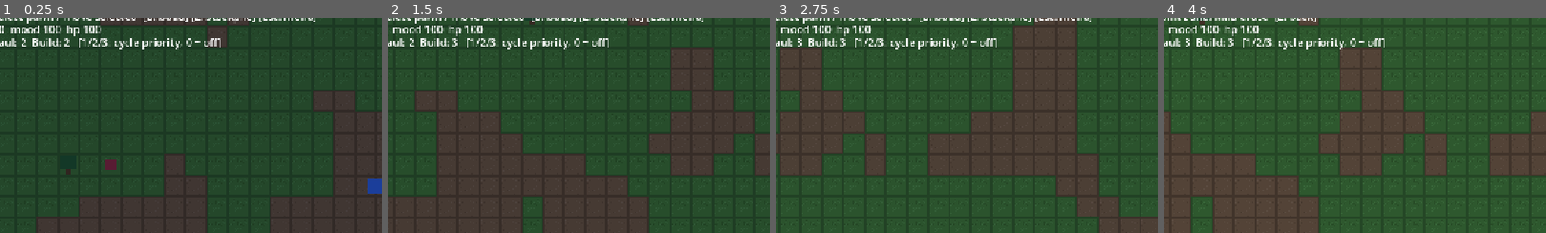
Above: before the commit, frames 1-4 (left to right).
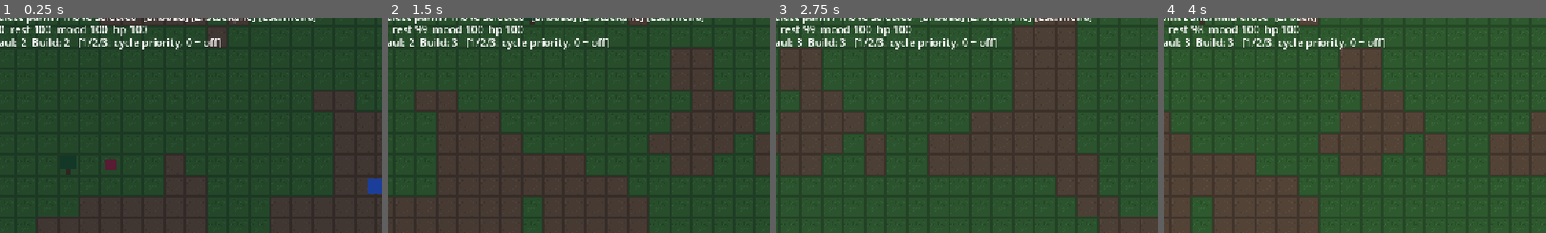
Above: after the commit, the same moments.

Repository: PakkaponBon/gameproject
Game: Godot game, scene res://scenes/main.tscn
The game is run twice, just before and just after one commit, with the same random seed, the same clock (stepped at 60 frames per second) and the same inputs.
Inputs (mouse positions are % of the whole screen's width and height, from its top left):
- Up to frame 1 (0.25 s): no input
- Up to frame 2 (1.5 s): move the mouse to (72, 45) at 0.52 s; hold D (pan_right) 0.53-1.25 s; hold 3 (cycle_build_priority) 0.53-1.25 s; click (72, 45) at 0.67 s; tap 1 (cycle_chop_priority) at 0.77 s; drag from (30, 55) to (45, 70) at 1.27 s
- Up to frame 3 (2.75 s): move the mouse to (60, 28) at 2.02 s; hold D (pan_right) from 2.03 s (still down); hold 2 (cycle_haul_priority) from 2.03 s (still down); click (60, 28) at 2.17 s
- Up to frame 4 (4 s): release D (pan_right) at 2.75 s; release 2 (cycle_haul_priority) at 2.75 s; drag from (45, 70) to (20, 35) at 2.77 s; move the mouse to (80, 65) at 3.52 s; hold A (pan_left) from 3.53 s (still down); hold Z (toggle_stockpile_mode) from 3.53 s (still down); click (80, 65) at 3.67 s; tap 1 (cycle_chop_priority) at 3.77 s
The pictures show only the part of the screen within x 15-65%, y 4-54%; the shares and areas given below are measured in that part.

The runs differ from the first frame. In frame 1, 0.8% of the frame differs, in the area x 3-39%, y 3-9%; in frame 2, 0.7%; in frame 3, 0.7%; in frame 4, 0.7%.

Commit message:
Phase 3: rest need - sleep in beds, exhaustion halves work speed
- Rest drains awake / restores asleep (bed 2.25x faster than ground)
- Night + tiredness drive bed seeking; beds claimed via sleep_spot flag
- Collapse-on-the-spot when exhausted without a bed; save v6

Co-Authored-By: Claude Fable 5 <noreply@anthropic.com>

Diff:
--- a/scripts/building_defs.gd
+++ b/scripts/building_defs.gd
@@ -36,6 +36,7 @@
 		"name": "Bed",
 		"cost": {"wood": 2},
 		"refund": 1,
+		"sleep_spot": true,
 		"build_ticks": 30,
 		"tile": Vector2i(4, 0),
 		"ghost": Color(0.55, 0.65, 0.8),
--- a/scripts/main.gd
+++ b/scripts/main.gd
@@ -196,9 +196,13 @@
 	if selected.dead:
 		stats_label.text = "%s — DEAD" % selected.name
 		return
-	var suffix := "  (MENTAL BREAK)" if selected.needs.on_break else ""
-	stats_label.text = "%s — hunger %d  mood %d  hp %d%s" % [
-		selected.name, roundi(selected.needs.hunger),
+	var suffix := ""
+	if selected.sleeping:
+		suffix = "  (SLEEPING)"
+	elif selected.needs.on_break:
+		suffix = "  (MENTAL BREAK)"
+	stats_label.text = "%s — hunger %d  rest %d  mood %d  hp %d%s" % [
+		selected.name, roundi(selected.needs.hunger), roundi(selected.needs.rest),
 		roundi(selected.needs.mood), roundi(selected.combat.hp), suffix]
 
 func _update_priority_label() -> void:
--- a/scripts/pawn.gd
+++ b/scripts/pawn.gd
@@ -9,11 +9,15 @@
 const EAT_TICKS := 10
 const WANDER_EVERY_TICKS := 3
 const DIRS: Array[Vector2i] = [Vector2i.UP, Vector2i.DOWN, Vector2i.LEFT, Vector2i.RIGHT]
+const BODY_COLOR := Color(0.231373, 0.482353, 0.831373)
+const SLEEP_COLOR := Color(0.14, 0.29, 0.5)
 
 var cell: Vector2i
 var target_cell: Vector2i
 var food_target: FoodItem = null
 var eat_ticks_left := 0
+var sleeping := false
+var bed_cell := WorldGrid.INVALID_CELL  # claimed bed (or target while walking)
 var dead := false
 var wander_cooldown := 0
 
@@ -49,6 +53,7 @@
 func move_to(destination: Vector2i) -> void:
 	if dead or not WorldGrid.in_bounds(destination):
 		return
+	_wake()
 	_abort_all()
 	target_cell = destination
 
@@ -75,18 +80,28 @@
 func _on_tick() -> void:
 	if dead:
 		return
-	needs.tick()
+	needs.tick(sleeping, sleeping and cell == bed_cell)
 	if dead:
 		return  # starved just now
 	combat.tick()
+	# Melee is survival: an adjacent raider preempts (and wakes) everything.
+	if combat.engage_adjacent():
+		_wake()
+		return
+	if sleeping:
+		if needs.is_rested() or needs.is_hungry():
+			_wake()
+		return
 	_seek_food_if_hungry()
-	# Melee is survival: an adjacent raider preempts everything else.
-	if combat.engage_adjacent():
-		return
+	_seek_bed_if_tired()
 	if cell != target_cell:
 		_step()
 	elif food_target:
 		_eat()
+	elif bed_cell != WorldGrid.INVALID_CELL and cell == bed_cell:
+		_fall_asleep()
+	elif needs.wants_sleep() and needs.is_exhausted():
+		_fall_asleep()  # no bed available: collapse where we stand
 	elif needs.on_break:
 		_wander()
 	elif work.busy():
@@ -104,6 +119,49 @@
 		food_target = food
 		eat_ticks_left = EAT_TICKS
 		target_cell = food.cell
+
+func _seek_bed_if_tired() -> void:
+	if not needs.wants_sleep() or bed_cell != WorldGrid.INVALID_CELL or food_target:
+		return
+	var bed := _find_free_bed()
+	if bed != WorldGrid.INVALID_CELL:
+		work.abort()
+		bed_cell = bed
+		target_cell = bed
+
+func _find_free_bed() -> Vector2i:
+	var best := WorldGrid.INVALID_CELL
+	var best_dist := INF
+	for spot: Vector2i in WorldGrid.buildings:
+		var def: Dictionary = BuildingDefs.get_def(WorldGrid.buildings[spot])
+		if not def.get("sleep_spot", false) or _bed_claimed(spot):
+			continue
+		var dist := float((spot - cell).length_squared())
+		if dist < best_dist and not WorldGrid.astar.get_id_path(cell, spot).is_empty():
+			best = spot
+			best_dist = dist
+	return best
+
+func _bed_claimed(bed: Vector2i) -> bool:
+	for node in get_tree().get_nodes_in_group("pawns"):
+		var other := node as Pawn
+		if other != self and other.bed_cell == bed:
+			return true
+	return false
+
+func _fall_asleep() -> void:
+	sleeping = true
+	body.color = SLEEP_COLOR
+
+func _wake() -> void:
+	sleeping = false
+	bed_cell = WorldGrid.INVALID_CELL
+	if not dead:
+		body.color = BODY_COLOR
+
+## Save/load: resume sleeping without re-running the fall-asleep search.
+func restore_sleep() -> void:
+	_fall_asleep()
 
 func _step() -> void:
 	# Repath every tick so walls placed mid-walk are respected immediately.
@@ -151,6 +209,8 @@
 	return best
 
 func _on_damaged() -> void:
+	if sleeping:
+		_wake()
 	needs.attacked()
 	stats_changed.emit()
 
@@ -162,6 +222,7 @@
 
 func _abort_all(clear_food := true) -> void:
 	work.abort()
+	bed_cell = WorldGrid.INVALID_CELL  # release any bed claim / walk
 	if clear_food:
 		if is_instance_valid(food_target):
 			food_target.reserved = false
--- a/scripts/pawn_needs.gd
+++ b/scripts/pawn_needs.gd
@@ -1,7 +1,7 @@
 class_name PawnNeeds
 extends Node
-## Hunger and mood for one pawn. Pure stats and thresholds — the pawn
-## decides how to act on the signals.
+## Hunger, rest, and mood for one pawn. Pure stats and thresholds — the
+## pawn decides how to act on the signals.
 
 signal starved
 signal changed
@@ -12,6 +12,15 @@
 const HUNGER_DRAIN_PER_TICK := 0.1  # empty in ~100s at 10 ticks/sec
 const HUNGRY_AT := 35.0
 
+const REST_MAX := 100.0
+const REST_DRAIN_PER_TICK := 0.04  # empty in ~0.83 in-game days
+const REST_RESTORE_BED := 0.18     # a full night in a bed ≈ full bar
+const REST_RESTORE_GROUND := 0.08
+const TIRED_AT := 35.0
+const NIGHT_SLEEPY_AT := 70.0  # at night, sleep unless mostly rested
+const EXHAUSTED_AT := 15.0
+const RESTED_AT := 95.0
+
 const MOOD_MAX := 100.0
 const MOOD_RECOVERY_PER_TICK := 0.03
 const MOOD_HUNGRY_DRAIN_PER_TICK := 0.08
@@ -20,11 +29,16 @@
 const BREAK_OVER_AT := 50.0
 
 var hunger := HUNGER_MAX
+var rest := REST_MAX
 var mood := MOOD_MAX
 var on_break := false
 
-func tick() -> void:
+func tick(sleeping := false, in_bed := false) -> void:
 	hunger = maxf(hunger - HUNGER_DRAIN_PER_TICK, 0.0)
+	if sleeping:
+		rest = minf(rest + (REST_RESTORE_BED if in_bed else REST_RESTORE_GROUND), REST_MAX)
+	else:
+		rest = maxf(rest - REST_DRAIN_PER_TICK, 0.0)
 	if is_hungry():
 		mood = maxf(mood - MOOD_HUNGRY_DRAIN_PER_TICK, 0.0)
 	else:
@@ -42,6 +56,15 @@
 func is_hungry() -> bool:
 	return hunger < HUNGRY_AT
 
+func wants_sleep() -> bool:
+	return rest < TIRED_AT or (GameClock.is_night() and rest < NIGHT_SLEEPY_AT)
+
+func is_exhausted() -> bool:
+	return rest < EXHAUSTED_AT
+
+func is_rested() -> bool:
+	return rest >= RESTED_AT
+
 func eat() -> void:
 	hunger = HUNGER_MAX
 	mood = minf(mood + 5.0, MOOD_MAX)
--- a/scripts/pawn_work.gd
+++ b/scripts/pawn_work.gd
@@ -69,6 +69,8 @@
 			if not is_instance_valid(job.target):  # e.g. blueprint canceled
 				job = null
 				return
+			if _too_tired_this_tick():
+				return
 			job.work_ticks -= 1
 			if job.work_ticks <= 0:
 				var work_cell := job.cell
@@ -94,6 +96,8 @@
 	var d := (job.cell - pawn.cell).abs()
 	if d.x + d.y > 1:
 		_approach_deconstruct()
+		return
+	if _too_tired_this_tick():
 		return
 	job.work_ticks -= 1
 	if job.work_ticks <= 0:
@@ -158,6 +162,10 @@
 		reserved_dest = dest
 		pawn.target_cell = dest
 
+## Exhausted pawns work at half speed: every other tick is lost.
+func _too_tired_this_tick() -> bool:
+	return pawn.needs.is_exhausted() and GameClock.ticks % 2 == 0
+
 func _release_dest() -> void:
 	if reserved_dest != WorldGrid.INVALID_CELL:
 		WorldGrid.release_storage(reserved_dest)
--- a/scripts/save_manager.gd
+++ b/scripts/save_manager.gd
@@ -3,7 +3,7 @@
 ## on load. Loading reloads the main scene; `pending_load` survives the
 ## reload because this is an autoload, and the fresh Main applies it.
 
-const SAVE_VERSION := 5
+const SAVE_VERSION := 6
 const MANUAL_SAVE_PATH := "user://save.json"
 const AUTOSAVE_PATH := "user://autosave.json"
 
@@ -107,8 +107,11 @@
 		"cell": _v(pawn.cell),
 		"target": _v(pawn.target_cell),
 		"hunger": pawn.needs.hunger,
+		"rest": pawn.needs.rest,
 		"mood": pawn.needs.mood,
 		"on_break": pawn.needs.on_break,
+		"sleeping": pawn.sleeping,
+		"bed": _v(pawn.bed_cell),
 		"hp": pawn.combat.hp,
 		"atk_cd": pawn.combat.attack_cooldown,
 		"wander_cd": pawn.wander_cooldown,
@@ -171,8 +174,12 @@
 		priorities[int(key)] = int(p.priorities[key])
 	var pawn: Pawn = main.spawner.create_pawn(_vec(p.cell), p.name, priorities)
 	pawn.needs.hunger = float(p.hunger)
+	pawn.needs.rest = float(p.rest)
 	pawn.needs.mood = float(p.mood)
 	pawn.needs.on_break = bool(p.on_break)
+	pawn.bed_cell = _vec(p.bed)
+	if bool(p.sleeping):
+		pawn.restore_sleep()
 	pawn.combat.hp = float(p.hp)
 	pawn.combat.attack_cooldown = int(p.atk_cd)
 	pawn.wander_cooldown = int(p.wander_cd)
Not shown, changed: ROADMAP.md
